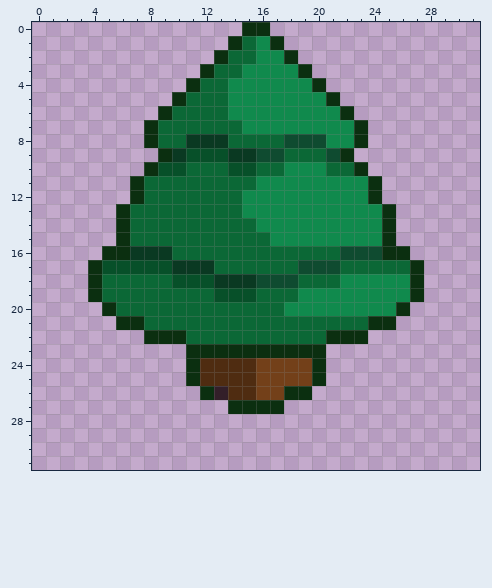
File history of a pixel-art sprite, resources/tile/spruce.png. The picture above is the old version.
The file is 32x32 pixels. Colours within 5 levels of each other are drawn and written as one.
After:
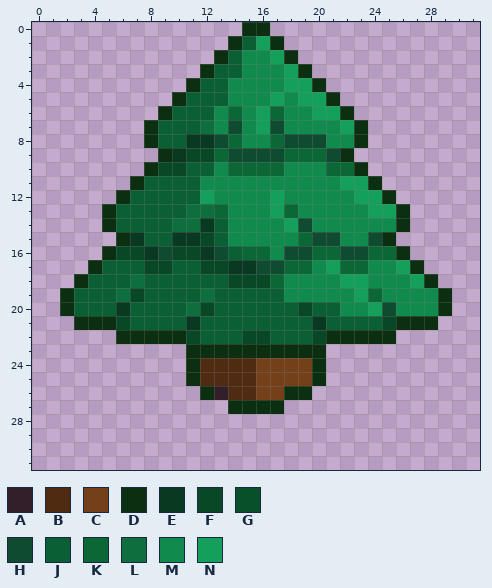
Palette (. is transparent): A #331f29  B #4f2c11  C #734019  D #0b2f10  E #0a3922  F #084826  G #075029  H #0f4b30  J #0b5f35  K #0b6836  L #0e6e3e  M #108a4d  N #14a05a
Change:
y 1: x 15..16 KM -> JN
y 2: x 14..15 KK -> JM; x 17 M -> N
y 3: x 13..14 KK -> JJ; x 18 M -> N
y 4: x 12..13 KK -> JJ; x 18..19 MM -> NN
y 5: x 11..13 KKK -> JJJ; x 17 M -> N; x 19..20 MM -> NN
y 6: x 10..14 KKKKM -> JJJMK; x 16..17 MM -> NK; x 20..21 MM -> NN
y 7: x 9..14 KKKKKK -> JJJLMH; x 16..17 MM -> NH; x 22 M -> N
y 8: x 9..10 KK -> JJ; x 13 E -> H; x 15..16 KK -> MM
y 9: x 11..15 GGGEE -> FFKHH
y 10: x 9..15 GGKKKGG -> FFJJMKK
y 11: x 8..15 KKKKKKKK -> JJJJMMMM; x 22..23 MM -> NN
y 12: x 6..14 .DKKKKKKK -> DJJJJJNMM; x 17 M -> N; x 23..25 MD. -> NND
y 13: x 5..12 .DKKKKKK -> DJJJJJLL; x 14 K -> M; x 17..18 MM -> NK; x 24..26 MD. -> NND
y 14: x 5..15 .DKKKKKKKKK -> DJJJJLLEJMM; x 18..19 MM -> NH; x 25..26 D. -> MD
y 15: x 7..16 KKKKKKKKKK -> EJJEEFJMMM; x 19..21 MMM -> KHH; x 24 M -> H
y 16: x 6..7 DE -> FF; x 9..14 EKKKKK -> HFFEHJ; x 17..19 KKK -> MHH; x 24..25 HD -> KK
y 17: x 5..17 GGGGGEEEKKKKK -> JJJFFJJFFEEHH; x 19..21 HHH -> KMN; x 24..26 KKK -> MMN
y 18: x 3..23 .DKKKKKGGGEEEHHHKKKMM -> DJJJLJJJJJJFFFKMMMMNN; x 27..28 D. -> ND
y 19: x 2..18 ..DKKKKKKKKGGGKKK -> DJJJLFJJJJLJJJJJM; x 23..24 MM -> NK; x 27..29 D.. -> MMD
y 20: x 2..21 ...DKKKKKKKKKKKKMMMM -> DJJJEJJJJLFJJJJJJFJJ; x 24..29 MMD... -> NHMMMD
y 21: x 3..28 ...DDKKKKKKKKKKKKKKKKDD... -> DDDFJJJJEJJJJJJJJEJJJJFDDD
y 22: x 6..7 .. -> DD; x 11..20 KKKKKKKKKK -> FJJJFFJJJF; x 24..25 .. -> DD
Changed places in both pictures, as pixel boxes (x1, y1, x2, y2):
changed: (60, 36, 452, 344)
